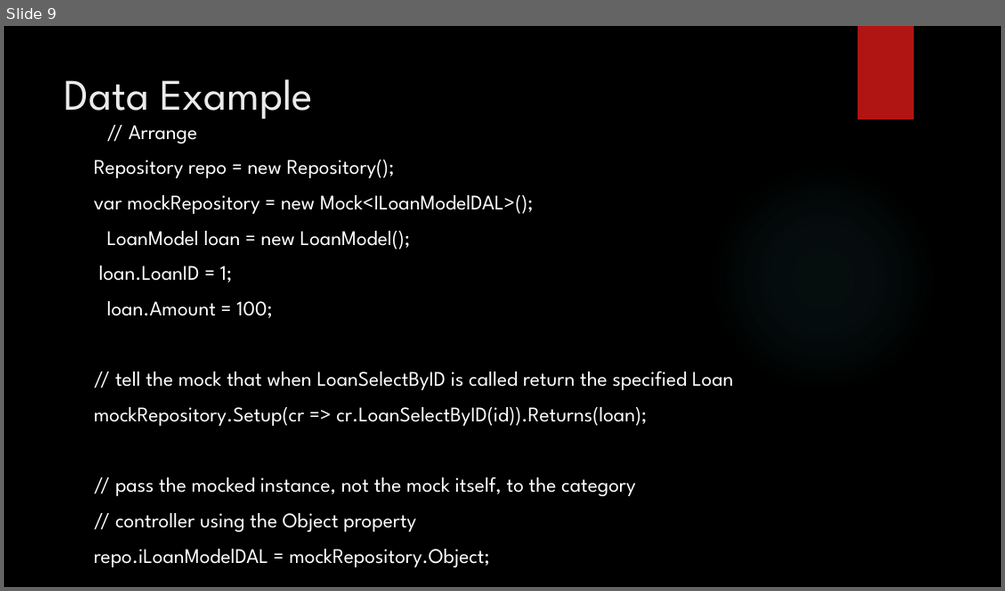
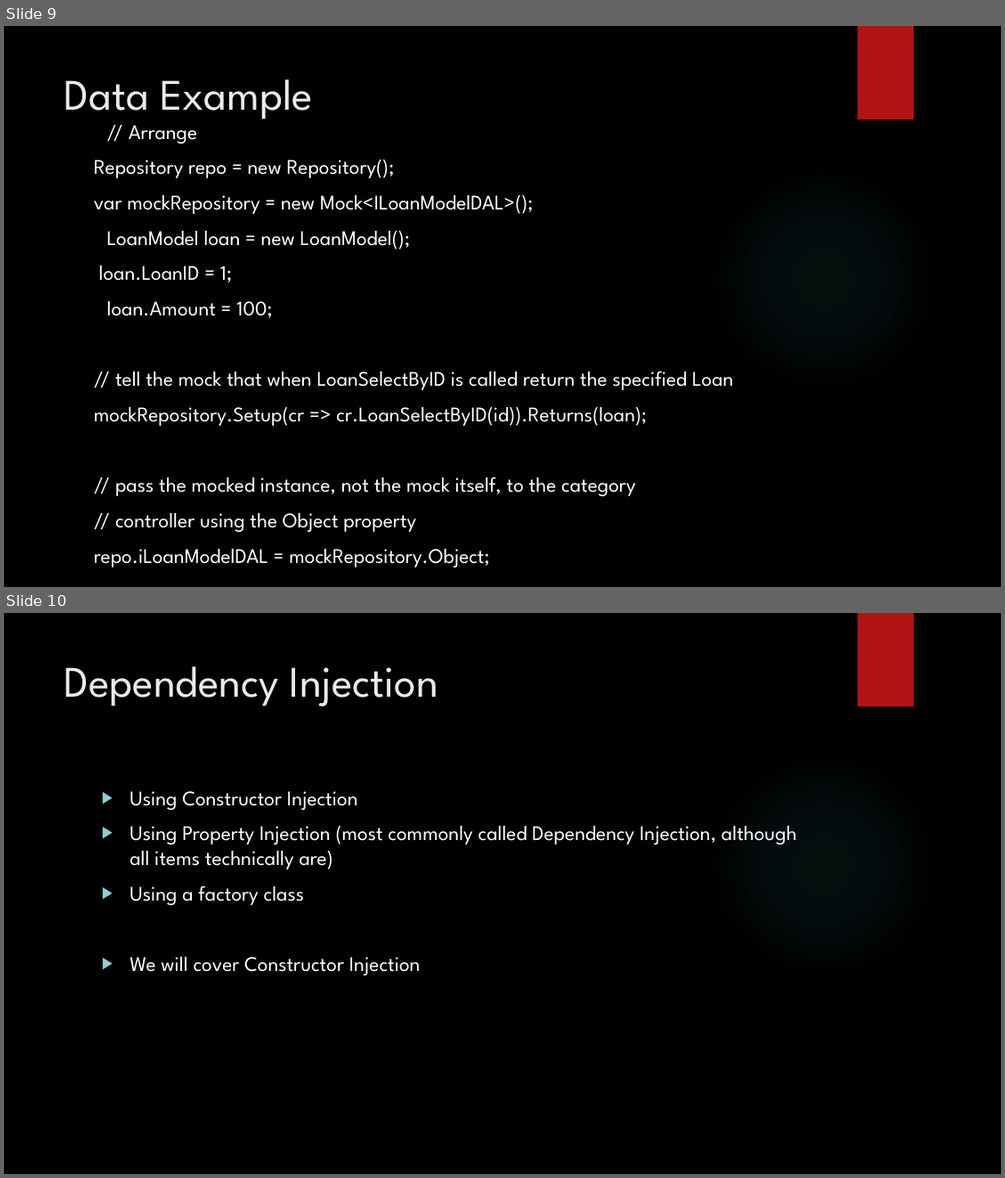
Before and after one commit to aeroradish/dotnet.unittestpresentation, a slide deck: UnitTestPresentation.pptx. Shown one above the other, each under a label of ours: slide 9 before the commit, slides 9 and 10 after it. The pictures are 1005x591 and 1005x1178 pixels, drawn with LibreOffice and Linux fonts; fonts in the diff are those of the drawing; background and template pictures are left out. Boxes give left, top, right and bottom in pixels: in the first picture for what was removed or moved away, otherwise in the second. Text is boxed around its words. In the diff, an @@ line names an element or a change of style, - is before the commit and + after.

```diff
--- a/UnitTestPresentation.pptx
+++ b/UnitTestPresentation.pptx
@@ slide 10 added at (x1=4, y1=613, x2=1001, y2=1174), background picture (left out); not listed: 2 template elements that a slide beside it also shows @@
@@ title added at (x1=65, y1=666, x2=438, y2=706), 42 pt, text #EBEBEB @@
+Dependency Injection
@@ text added at (x1=129, y1=791, x2=797, y2=975), 20 pt, text #FFFFFF @@
+▶ Using Constructor Injection
+▶ Using Property Injection (most commonly called Dependency Injection, although all items technically are)
+▶ Using a factory class
+▶ We will cover Constructor Injection
```
Also in this commit, not shown: 3 slides changed, 6 other slides added, 1 other file.
